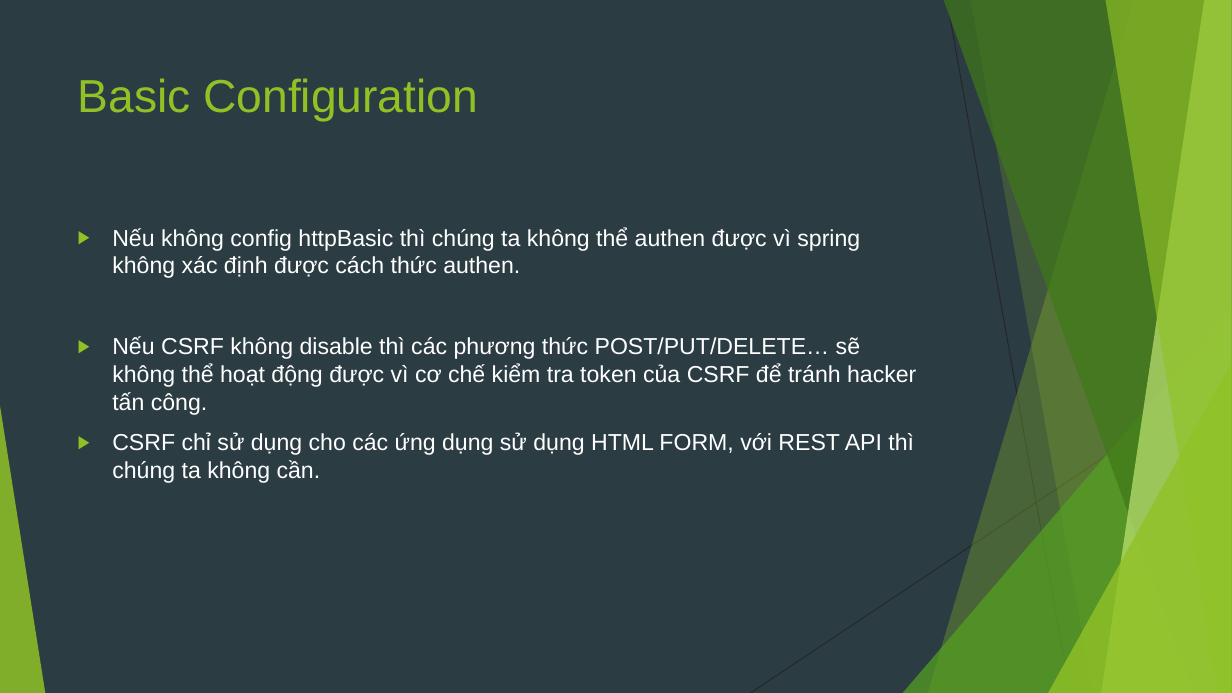
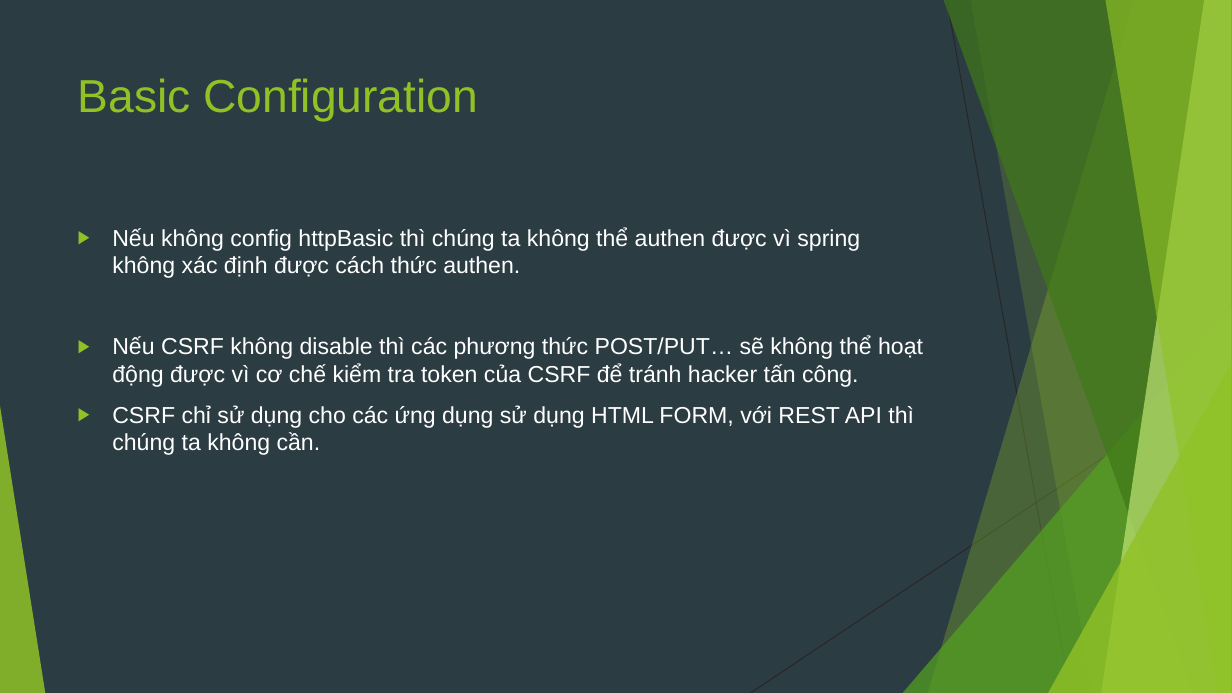
Before and after one commit to sobbingwind/SpringBoot, a slide deck: slide 26 of 09.Spring Security.pptx. Drawn at 1232x693 pixels with LibreOffice and Linux fonts; fonts in the diff are those of the drawing. Boxes give left, top, right and bottom in pixels: in the first picture for what was removed or moved away, otherwise in the second. Text is boxed around its words. In the diff, an @@ line names an element or a change of style, - is before the commit and + after.

```diff
--- a/09.Spring Security.pptx
+++ b/09.Spring Security.pptx
@@ text at [112,336,923,387]: text changed @@
-▶ Nếu CSRF không disable thì các phương thức POST/PUT/DELETE… sẽ không thể hoạt động được vì cơ chế kiểm tra token của CSRF để tránh hacker tấn công.
+▶ Nếu CSRF không disable thì các phương thức POST/PUT… sẽ không thể hoạt động được vì cơ chế kiểm tra token của CSRF để tránh hacker tấn công.
```
